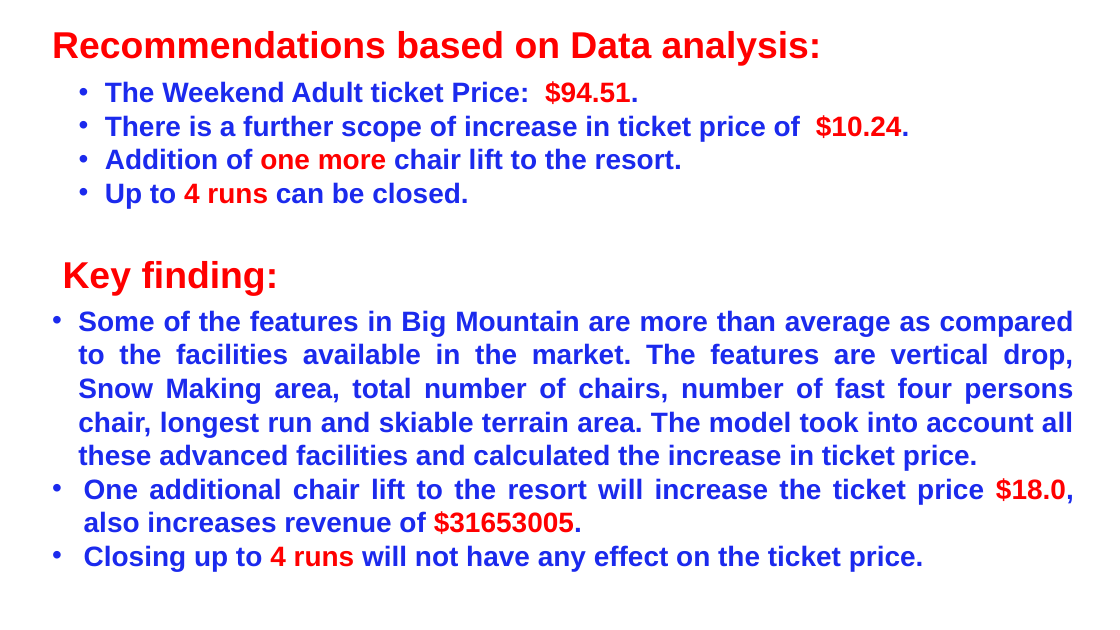
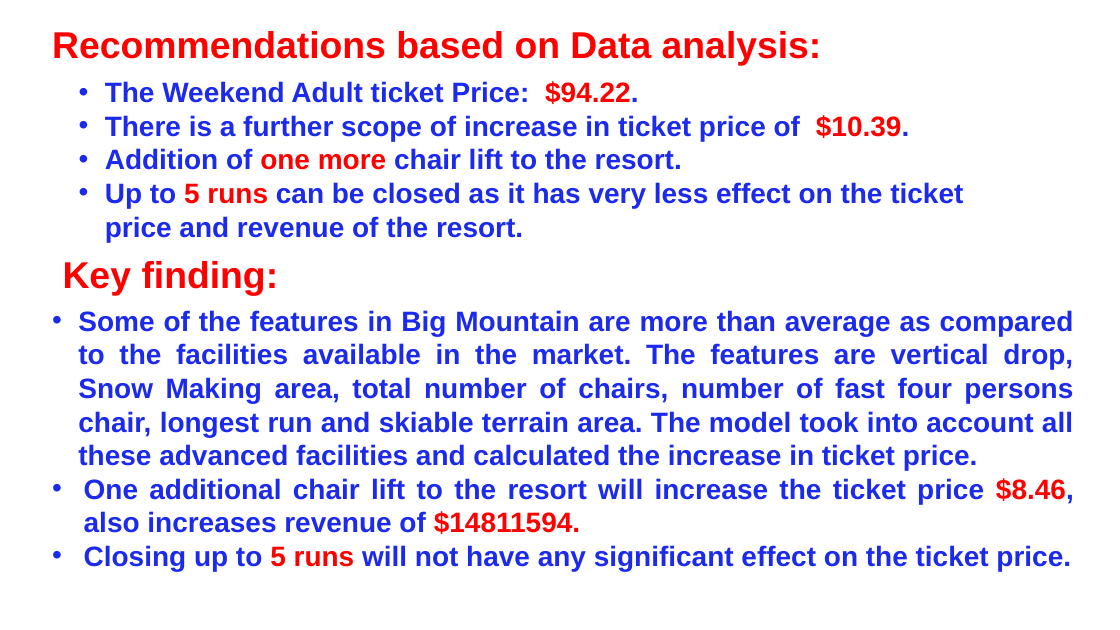
Before and after one commit to damayantinaik/DataScienceGuidedCapstone, a slide deck: slide 2 of Presentation_on_Big_Mountain_Resort.pptx. Drawn at 1120x630 pixels with LibreOffice and Linux fonts; fonts in the diff are those of the drawing. Boxes give left, top, right and bottom in pixels: in the first picture for what was removed or moved away, otherwise in the second. Text is boxed around its words. In the diff, an @@ line names an element or a change of style, - is before the commit and + after.

Commit message:
Presentation file submission on Big Mountain Resort on April-1

```diff
--- a/Presentation_on_Big_Mountain_Resort.pptx
+++ b/Presentation_on_Big_Mountain_Resort.pptx
@@ text at (105, 81, 909, 141): text changed @@
-• The Weekend Adult ticket Price: $94.51.
-• There is a further scope of increase in ticket price of $10.24.
+• The Weekend Adult ticket Price: $94.22.
+• There is a further scope of increase in ticket price of $10.39.
@@ text at (105, 182, 963, 242): text changed @@
-• Up to 4 runs can be closed.
+• Up to 5 runs can be closed as it has very less effect on the ticket price and revenue of the resort.
@@ text at (84, 478, 1074, 571): text changed @@
-• One additional chair lift to the resort will increase the ticket price $18.0, also increases revenue of $31653005.
-• Closing up to 4 runs will not have any effect on the ticket price.
+• One additional chair lift to the resort will increase the ticket price $8.46, also increases revenue of $14811594.
+• Closing up to 5 runs will not have any significant effect on the ticket price.
```
Also in this commit, not shown: 4 other slides changed.
